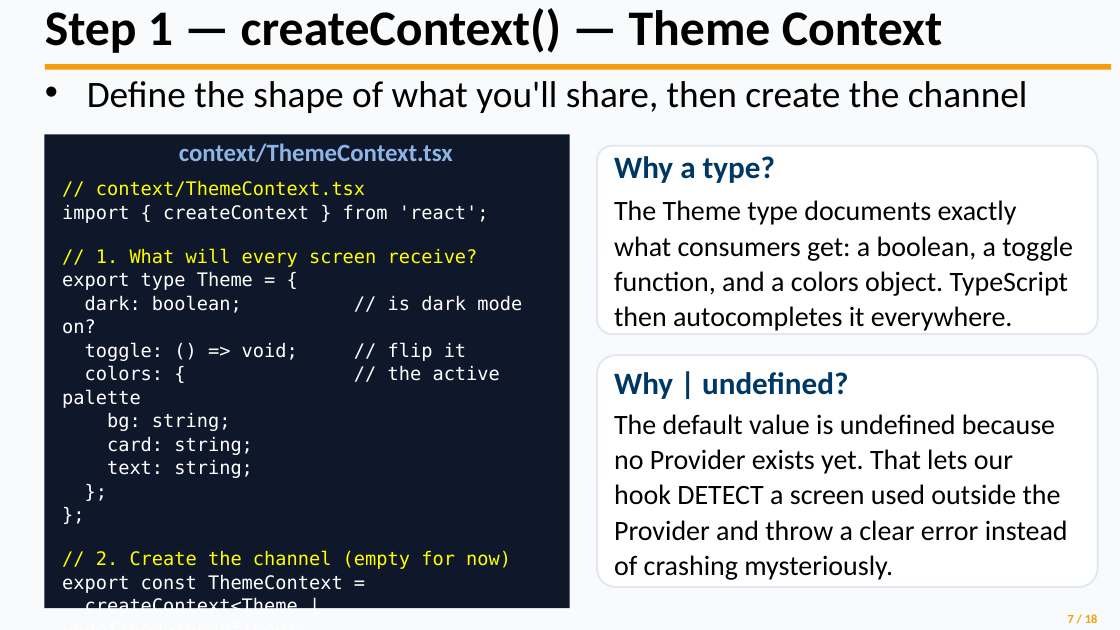
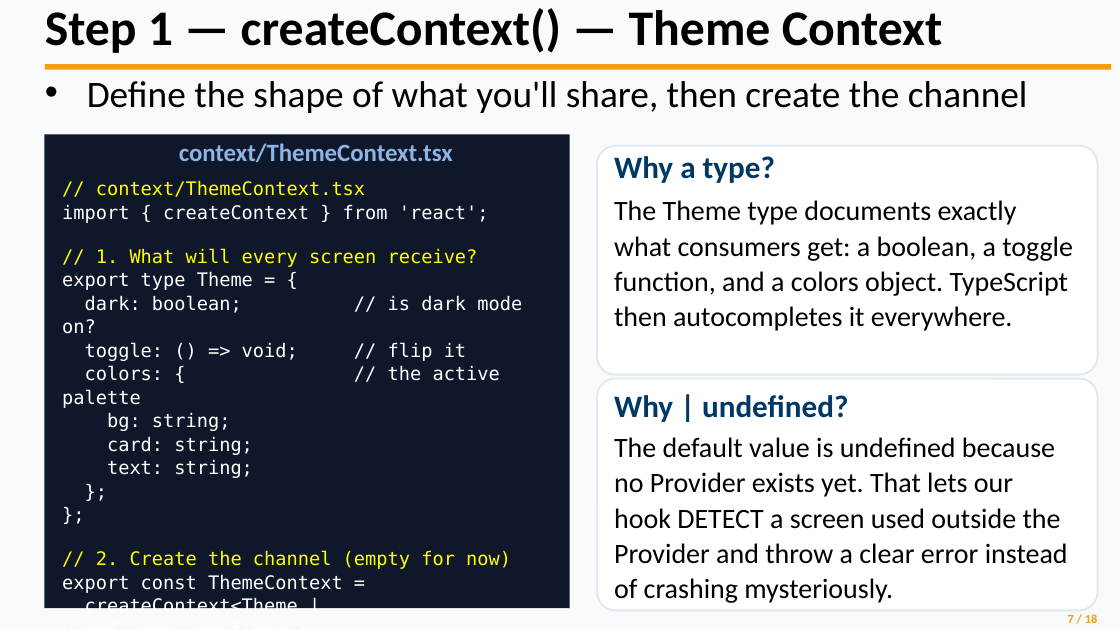
Before and after one commit to wlasitz-jeremy/Mobile-Application-Development-CPRG-303, a slide deck: slide 8 of Unit 5/Context API_Updated.pptx (slide 7 before the commit). Drawn at 1120x630 pixels with LibreOffice and Linux fonts; fonts in the diff are those of the drawing. Boxes give left, top, right and bottom in pixels: in the first picture for what was removed or moved away, otherwise in the second. Text is boxed around its words. In the diff, an @@ line names an element or a change of style, - is before the commit and + after.

Commit message:
added hook context demo

```diff
--- a/Unit 5/Context API_Updated.pptx
+++ b/Unit 5/Context API_Updated.pptx
@@ rounded rectangle: place and size @@
-rounded rectangle at (597,146,1098,334)
+rounded rectangle at (597,146,1098,374)
@@ 2 texts, 1 rounded rectangle: place and size @@
-2 texts, 1 rounded rectangle at (597,355,1098,587)
+2 texts, 1 rounded rectangle at (597,379,1098,610)
```
Also in this commit, not shown: 2 other slides changed, 1 slide added, 33 other files.
